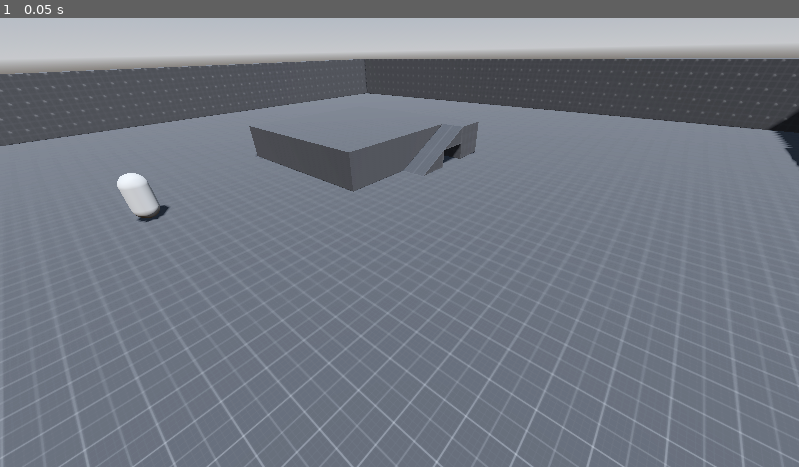
Above: before the commit, frame 1.
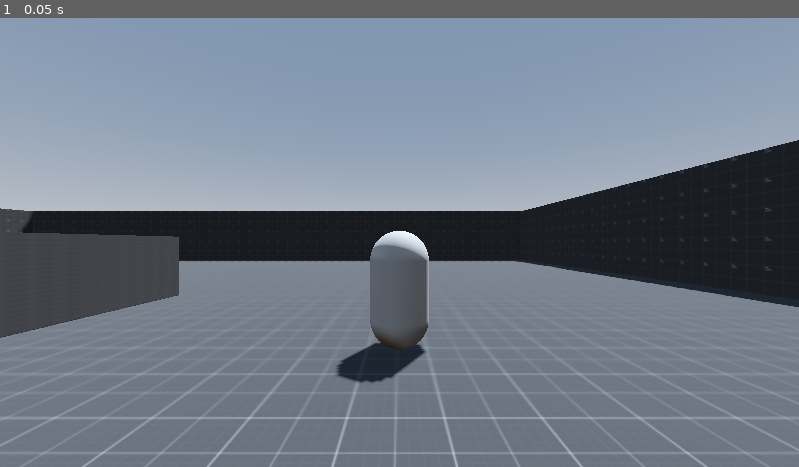
Above: after the commit, the same moment.

Repository: Zokerus/3D-ARPG
Game: Godot game, scene res://main.tscn
Two runs of this game, one before a commit and one after it. Both use one fixed random seed, a clock stepped at 60 frames per second and the inputs below.
Inputs:
- Up to frame 1 (0.05 s): no input

The runs differ from the first frame. In frame 1, 63% of the frame differs, in the area x 0-100%, y 0-100%.

Commit message:
add basic camera controller
controller with spring arm to follow the player character (Thirp Person Controller)

Diff:
--- /dev/null
+++ b/Character/Camera/camera_controller.gd
@@ -0,0 +1,13 @@
+extends Node3D
+class_name CameraController
+
+@export var character: CharacterBody3D
+
+# Called when the node enters the scene tree for the first time.
+func _ready() -> void:
+	position = character.position
+
+
+# Called every frame. 'delta' is the elapsed time since the previous frame.
+func _process(delta: float) -> void:
+	position = character.position
--- /dev/null
+++ b/Character/Camera/camera_controller.tscn
@@ -0,0 +1,13 @@
+[gd_scene load_steps=2 format=3 uid="uid://d3skfqo2uumrj"]
+
+[ext_resource type="Script" path="res://Character/Camera/camera_controller.gd" id="1_d2txa"]
+
+[node name="CameraController" type="Node3D"]
+script = ExtResource("1_d2txa")
+
+[node name="SpringArm3D" type="SpringArm3D" parent="."]
+transform = Transform3D(1, 0, 0, 0, 1, 0, 0, 0, 1, 0, 1.8, 0)
+spring_length = 5.0
+
+[node name="Camera3D" type="Camera3D" parent="SpringArm3D"]
+current = true
--- a/World/Test/test_world.tscn
+++ b/World/Test/test_world.tscn
@@ -99,7 +99,3 @@
 material_override = SubResource("StandardMaterial3D_ce1ro")
 polygon = PackedVector2Array(-1, 0, -1, 1, 1, 0, 1, 0)
 depth = 1.5
-
-[node name="Camera3D" type="Camera3D" parent="."]
-transform = Transform3D(-0.651511, -0.42495, 0.628451, -0.0173376, 0.836516, 0.547668, -0.758441, 0.345916, -0.552368, 14, 6, -16)
-current = true
--- a/main.tscn
+++ b/main.tscn
@@ -1,7 +1,8 @@
-[gd_scene load_steps=3 format=3 uid="uid://bbbvy3h33v32e"]
+[gd_scene load_steps=4 format=3 uid="uid://bbbvy3h33v32e"]
 
 [ext_resource type="PackedScene" uid="uid://cosl2a43d1r4l" path="res://World/Test/test_world.tscn" id="1_6r5ae"]
 [ext_resource type="PackedScene" uid="uid://c46pif3pj157j" path="res://Character/Player/player.tscn" id="2_0d5ml"]
+[ext_resource type="PackedScene" uid="uid://d3skfqo2uumrj" path="res://Character/Camera/camera_controller.tscn" id="3_5gydf"]
 
 [node name="Main" type="Node"]
 
@@ -9,3 +10,6 @@
 
 [node name="Player" parent="." instance=ExtResource("2_0d5ml")]
 transform = Transform3D(1, 0, 0, 0, 1, 0, 0, 0, 1, 12.5383, 0, 0)
+
+[node name="CameraController" parent="." node_paths=PackedStringArray("character") instance=ExtResource("3_5gydf")]
+character = NodePath("../Player")
